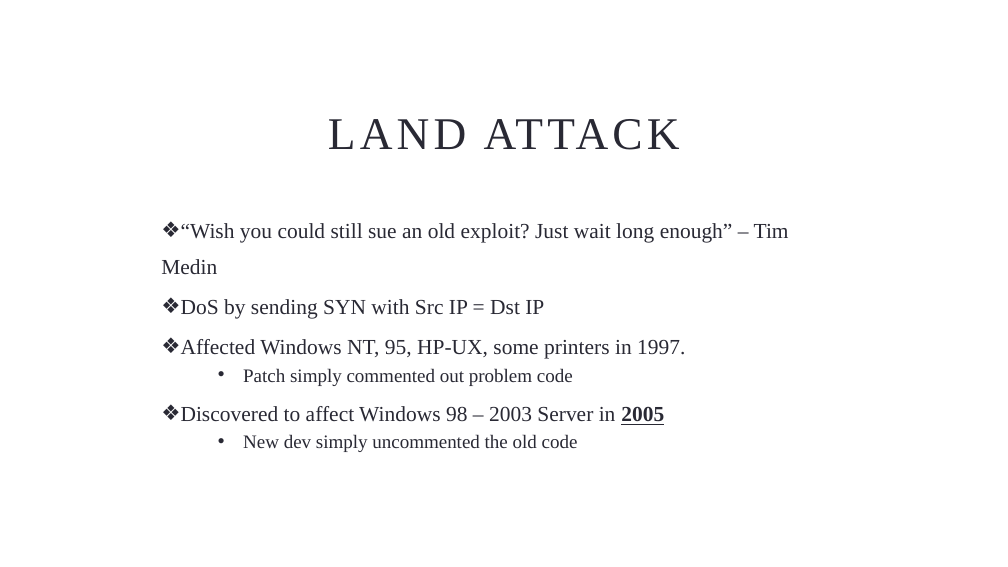
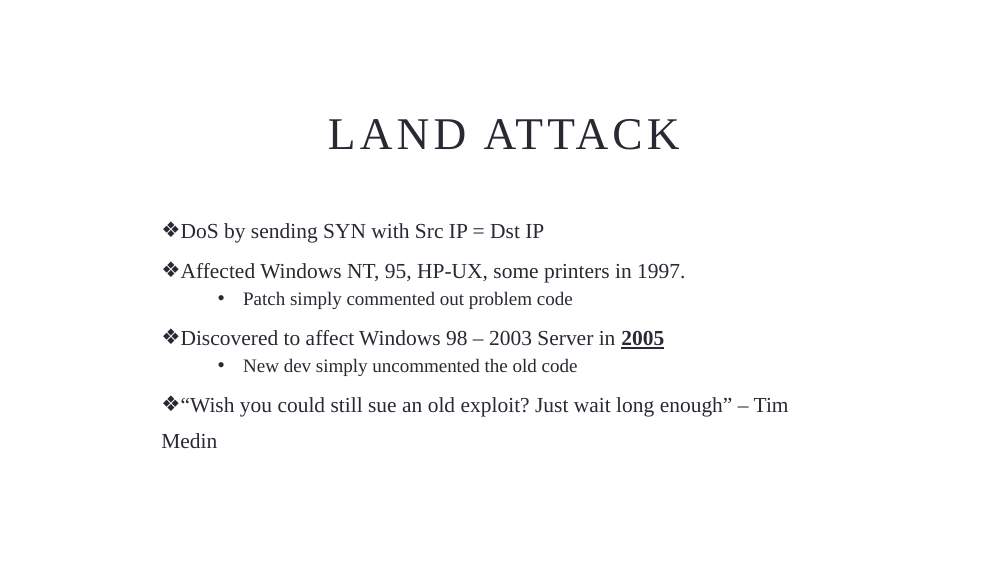
Before and after one commit to johnnyxmas/Talk_Decks, a slide deck: slide 24 of 2015/1993 BC Series/GET OFF MY LAN/1993 BC - Get Off My LAN (Hacking in the 90s)(FULL).pptx. Drawn at 1008x567 pixels with LibreOffice and Linux fonts; fonts in the diff are those of the drawing; background and template pictures are left out. Boxes give left, top, right and bottom in pixels: in the first picture for what was removed or moved away, otherwise in the second. Text is boxed around its words. In the diff, an @@ line names an element or a change of style, - is before the commit and + after.

```diff
--- a/2015/1993 BC Series/GET OFF MY LAN/1993 BC - Get Off My LAN (Hacking in the 90s)(FULL).pptx
+++ b/2015/1993 BC Series/GET OFF MY LAN/1993 BC - Get Off My LAN (Hacking in the 90s)(FULL).pptx
@@ text at [161,223,789,274]: paragraph removed @@
-❖ “Wish you could still sue an old exploit? Just wait long enough” – Tim Medin
@@ text at [161,397,789,448]: paragraph added @@
+❖ “Wish you could still sue an old exploit? Just wait long enough” – Tim Medin
```
Also in this commit, not shown: 14 other slides changed, 1 slide added, 1 slide removed, 5 other files.
